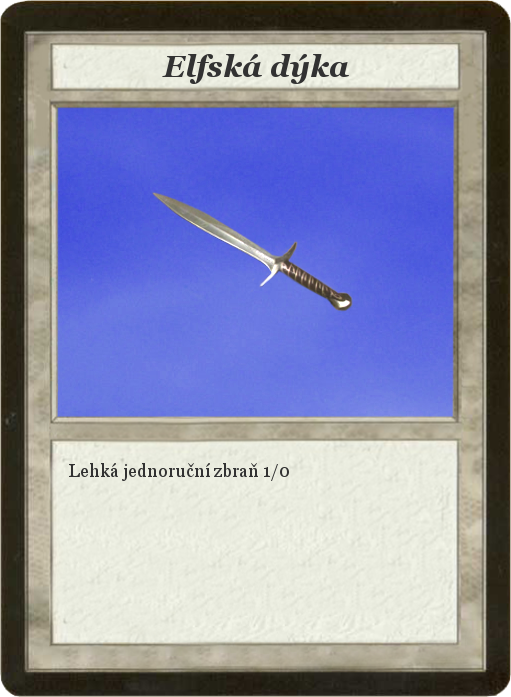
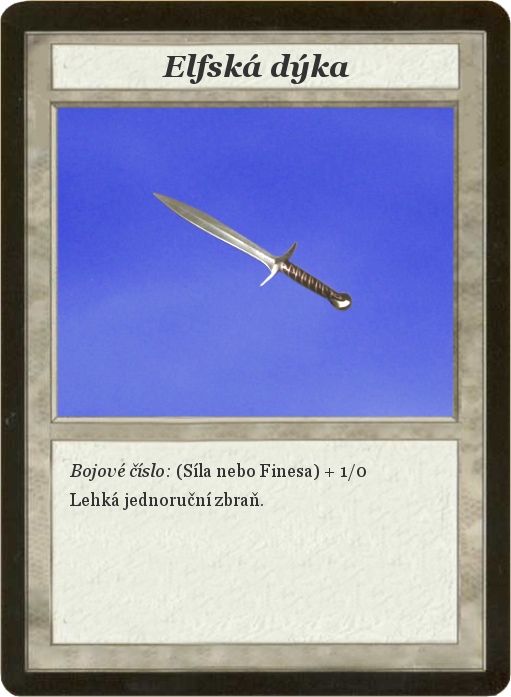
The second 511 × 697 image is a revision of the first. Changes to its layers:
renamed "Lehká jednoruční zbraň 1/0" to "Bojové číslo: (Síla nebo Fines...", painted on it over bbox(69, 463, 366, 510)
